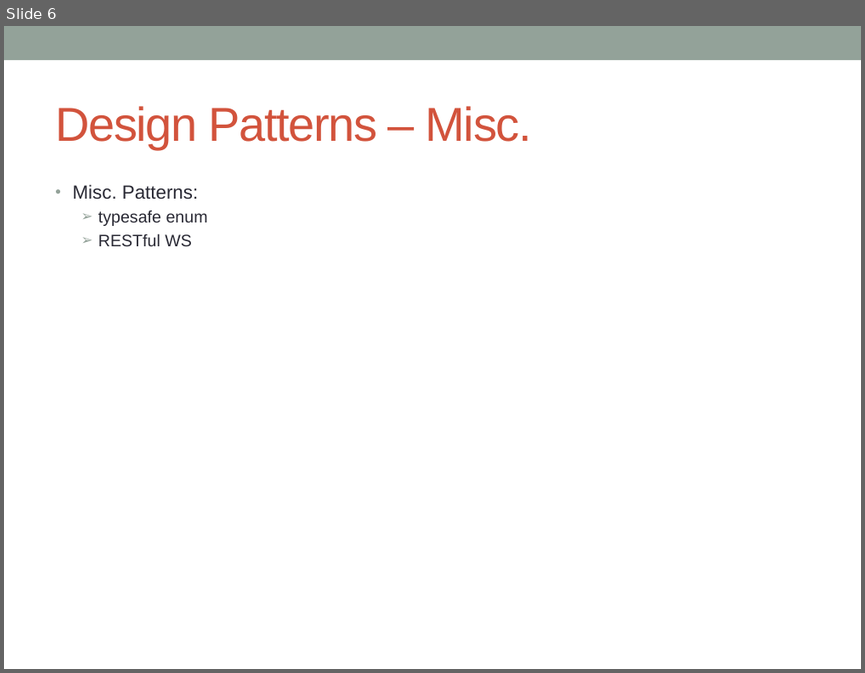
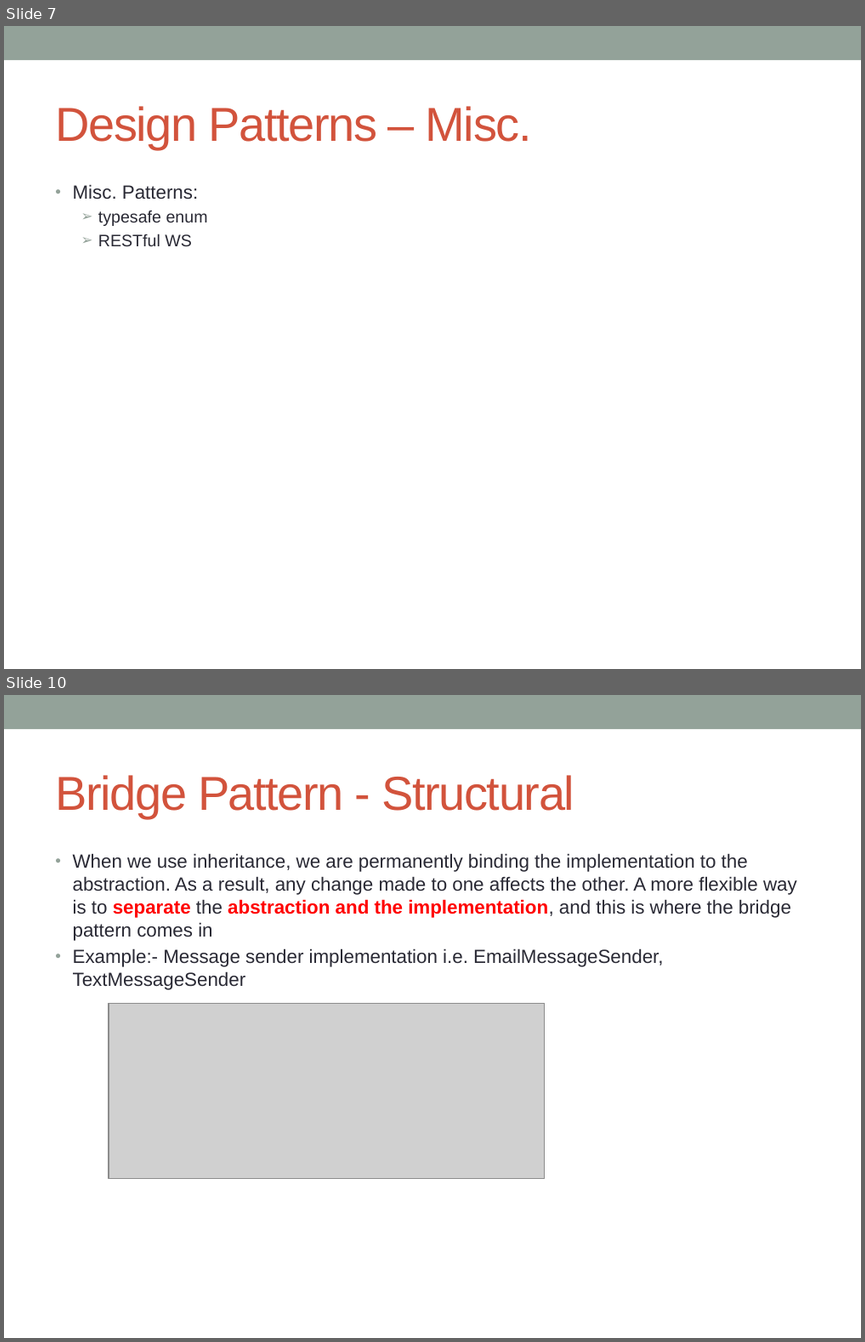
Before and after one commit to notionquest/ProjectDocumentation, a slide deck: DesignPatterns.pptx. Shown one above the other, each under a label of ours: slide 6 before the commit, slides 7 and 10 after it; the slides between them are not shown. The pictures are 865x673 and 865x1342 pixels, drawn with LibreOffice and Linux fonts; fonts in the diff are those of the drawing; grey boxes stand for pictures. Boxes give left, top, right and bottom in pixels: in the first picture for what was removed or moved away, otherwise in the second. Text is boxed around its words. In the diff, an @@ line names an element or a change of style, - is before the commit and + after.

Commit message:
composition over inheritence, adpater pattern

```diff
--- a/DesignPatterns.pptx
+++ b/DesignPatterns.pptx
@@ slide 10 added at box(4, 695, 861, 1338), background #FFFFFF; not listed: 1 template element that a slide beside it also shows @@
@@ title added at box(55, 775, 574, 818), 40 pt, text #D2533C @@
+Bridge Pattern - Structural
@@ text added at box(73, 853, 797, 990), 16 pt, text #292934 @@
+• When we use inheritance, we are permanently binding the implementation to the abstraction. As a result, any change made to one affects the other. A more flexible way is to separate the abstraction and the implementation, and this is where the bridge pattern comes in
+• Example:- Message sender implementation i.e. EmailMessageSender, TextMessageSender
@@ picture added at box(109, 1003, 545, 1179) @@
@@ what was slide 6 is now slide 7 @@
```
Also in this commit, not shown: 1 slide changed, 5 other slides added.
